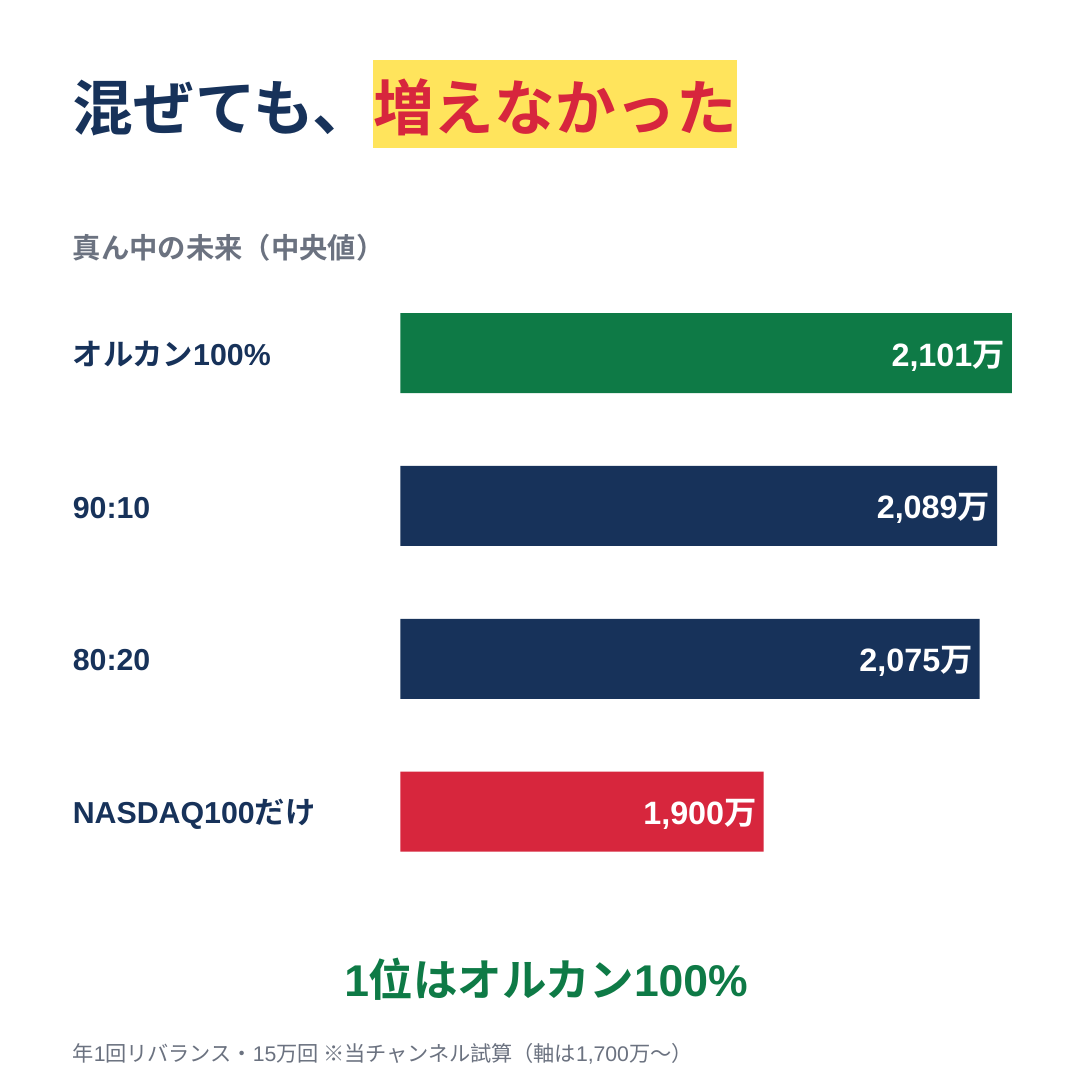
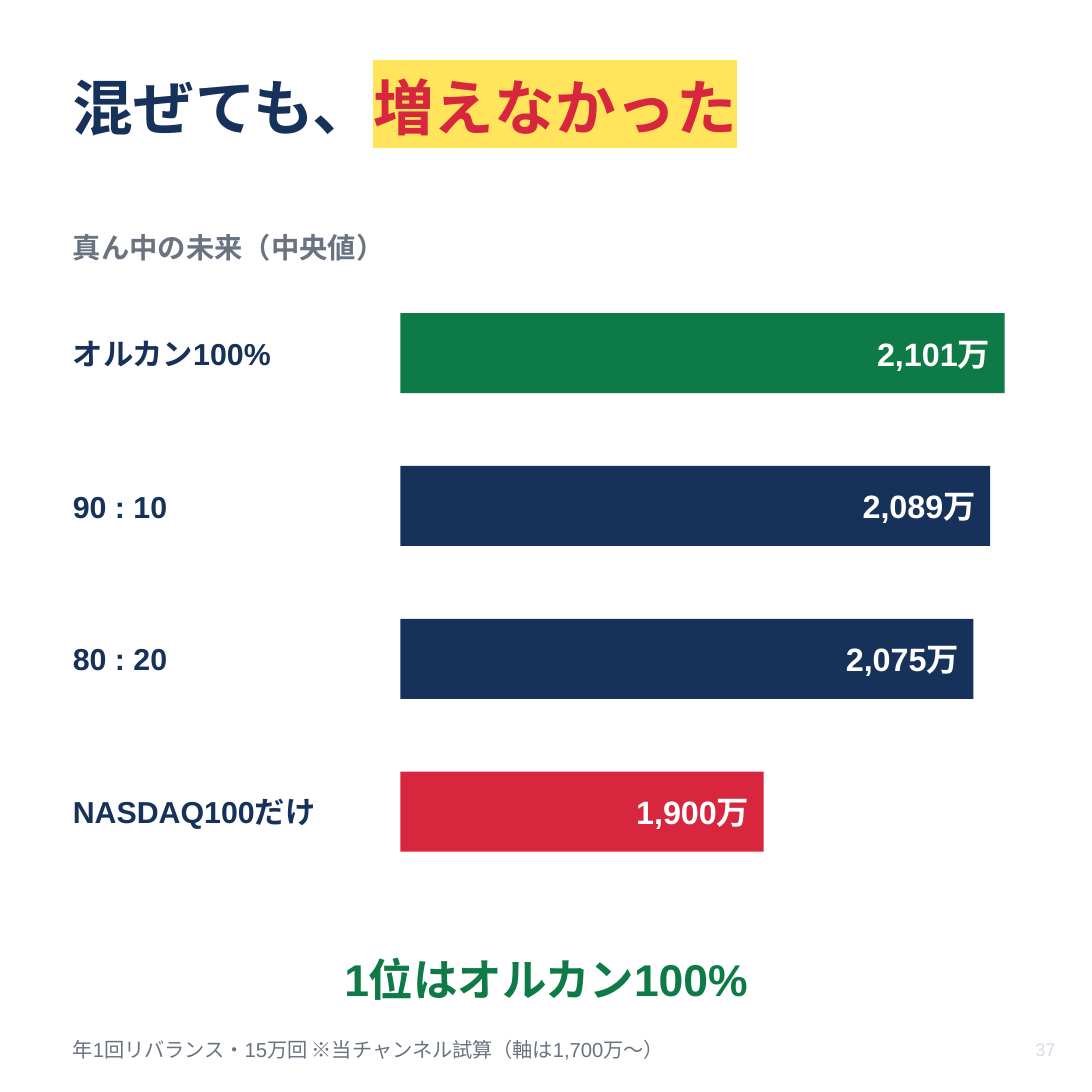
Before and after one commit to kobanker/test-project, a slide deck: slide 37 of youtube/2026-07-28-slides-5fund.pptx (slide 27 before the commit). Drawn at 1092x1092 pixels with LibreOffice and Linux fonts; fonts in the diff are those of the drawing. Boxes give left, top, right and bottom in pixels: in the first picture for what was removed or moved away, otherwise in the second. Text is boxed around its words. In the diff, an @@ line names an element or a change of style, - is before the commit and + after.

```diff
--- a/youtube/2026-07-28-slides-5fund.pptx
+++ b/youtube/2026-07-28-slides-5fund.pptx
@@ rectangle: place and size @@
-rectangle at bbox=[400, 313, 1012, 393]
+rectangle at bbox=[400, 313, 1005, 393]
@@ text "2,101万": place and size @@
-text "2,101万" at bbox=[892, 340, 1005, 371]
+text "2,101万" at bbox=[877, 340, 990, 371]
@@ rectangle: place and size @@
-rectangle at bbox=[400, 466, 997, 546]
+rectangle at bbox=[400, 466, 990, 546]
@@ text "2,089万": place and size @@
-text "2,089万" at bbox=[877, 493, 990, 523]
+text "2,089万" at bbox=[863, 493, 976, 523]
@@ text at bbox=[73, 497, 167, 519]: spaces changed @@
-90:10
+90 : 10
@@ rectangle: place and size @@
-rectangle at bbox=[400, 619, 980, 699]
+rectangle at bbox=[400, 619, 974, 699]
@@ text "2,075万": place and size @@
-text "2,075万" at bbox=[859, 646, 972, 676]
+text "2,075万" at bbox=[846, 646, 959, 676]
@@ text at bbox=[73, 649, 167, 671]: spaces changed @@
-80:20
+80 : 20
@@ text "1,900万": place and size @@
-text "1,900万" at bbox=[643, 798, 756, 829]
+text "1,900万" at bbox=[636, 798, 749, 829]
@@ text "年1回リバランス・15万回 ※当チャンネル試算（軸は1,700万〜）" at bbox=[73, 1040, 664, 1060]: size 10.5 to 10 pt @@
@@ text added at bbox=[1035, 1044, 1055, 1056], 9 pt, text #D5DCE6 @@
+37
```
Also in this commit, not shown: 25 other slides changed, 22 slides added, 4 slides removed, 2 other files.
